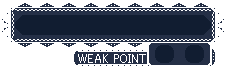
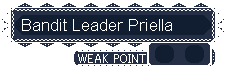
Before/after of a 225 x 67 layered artwork. What changed in the layer stack:
renamed "Pasted Layer" to "Bandit Leader Priella", showed it, moved it above "BG", painted on it over (x1=22, y1=19, x2=172, y2=31)
